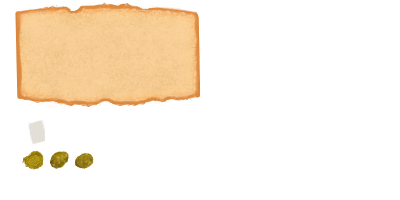
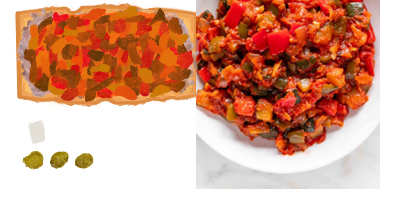
The second 400 × 200 image is a revision of the first. Changes to its layers:
added layer "Pisto" above "Atún" over [11, 0, 256, 128]
showed "Atún", painted on it over [11, 0, 256, 128]
hid "Hummus", painted on it over [11, 0, 320, 189]
added layer "Capa de pintura 4 (pegado)" above "Alcaparra 3" over [128, 0, 380, 189]
painted on "Pan" over [11, 0, 289, 132]
painted on "Fondo" over [11, 0, 380, 189]
